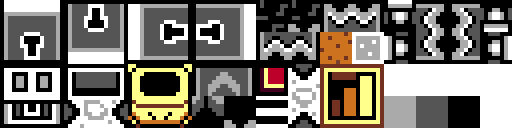
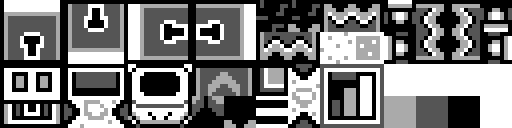
Layer changes from the first 512 × 128 image to the second:
moved "sand" into group "colour" over [320, 32, 352, 64]
moved "descending stairs" into group "colour" over [320, 64, 384, 128]
moved "floor tile" into group "colour" over [260, 68, 284, 92]
moved "torch" into group "colour" over [128, 64, 192, 128]
moved "Background copy" into group "colour" over [128, 32, 384, 128]
showed "Background" over [128, 32, 384, 128]
